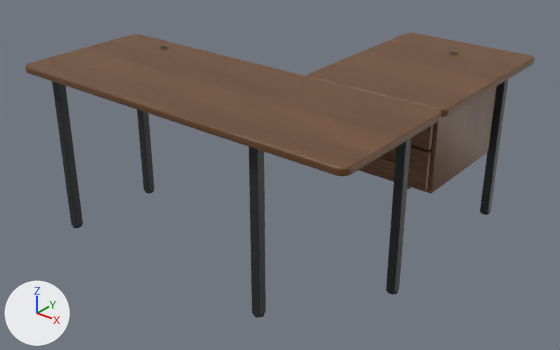
A saved change to the glTF model house-light/furniture/models/P04.glb.
Camera for both pictures: a 50 mm camera at (1.94, -2.42, 1.74) aimed at (0.03, -0.03, 0.26). Every picture has the same lights, and +X, +Y and +Z are marked at lower left. The first picture is the older version. Where no turn or scale is listed for an object, it has been applied to the vertices.
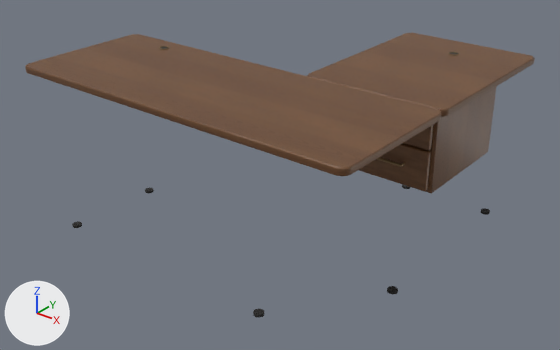
Edits to the scene script, one JSON object a line:
```json
{"op": "remove", "block": "ob_cube", "code": ["ob_cube = bpy.data.objects.new('Cube', me_cube)", "ob_cube.parent = ob_node_4", "ob_cube.location = (-0.688, -0.6, 0.363)", "ob_cube.scale = (0.357, 0.357, 0.357)"]}
{"op": "remove", "block": "ob_cube_001", "code": ["ob_cube_001 = bpy.data.objects.new('Cube.001', me_cube)", "ob_cube_001.parent = ob_node_4", "ob_cube_001.location = (-0.688, -0.163, 0.363)", "ob_cube_001.scale = (0.357, 0.357, 0.357)"]}
{"op": "remove", "block": "ob_cube_002", "code": ["ob_cube_002 = bpy.data.objects.new('Cube.002', me_cube)", "ob_cube_002.parent = ob_node_4", "ob_cube_002.location = (0.382, -0.6, 0.363)", "ob_cube_002.scale = (0.357, 0.357, 0.357)"]}
{"op": "remove", "block": "ob_cube_003", "code": ["ob_cube_003 = bpy.data.objects.new('Cube.003', me_cube)", "ob_cube_003.parent = ob_node_4", "ob_cube_003.location = (0.694, -0.159, 0.363)", "ob_cube_003.scale = (0.357, 0.357, 0.357)"]}
{"op": "remove", "block": "ob_cube_004", "code": ["ob_cube_004 = bpy.data.objects.new('Cube.004', me_cube)", "ob_cube_004.parent = ob_node_4", "ob_cube_004.location = (0.694, 0.666, 0.363)", "ob_cube_004.scale = (0.357, 0.357, 0.357)"]}
```

What differs and where, as boxes (x1, y1, x2, y2) in the pictures (560 x 350 px):
```json
{"object": "Cube.002", "change": "deleted", "before": [249, 147, 266, 317]}
{"object": "Cube.003", "change": "deleted", "before": [386, 138, 411, 294]}
{"object": "Cube", "change": "deleted", "before": [52, 81, 83, 227]}
{"object": "Cube.004", "change": "deleted", "before": [480, 80, 508, 214]}
{"object": "Cube.001", "change": "deleted", "before": [137, 110, 154, 192]}
```
